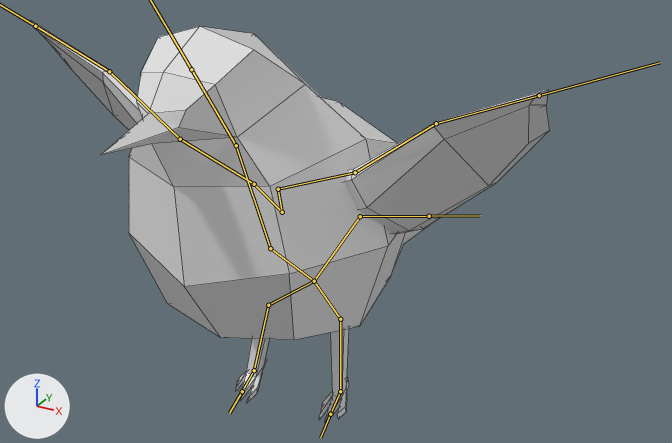
One commit to the FBX model Assets/Models/Birb/Birb.fbx: the scene before it, then after it.
The view is the same before and after, from a camera (50 mm lens) standing at (1.92, -3.18, 2.43) and looking at (0.06, 0.19, 0.74). The axes (+X, +Y, +Z) are drawn at lower left. The lights are the same throughout. Both versions are drawn at frame 29 of the action 'Bird|Land - Quick'; the numbers are the values there. The bones that bend it are drawn over the model as lines. Mesh edges are drawn as thin lines.

In view in the first picture: 'Body', 'Wings Mesh'.
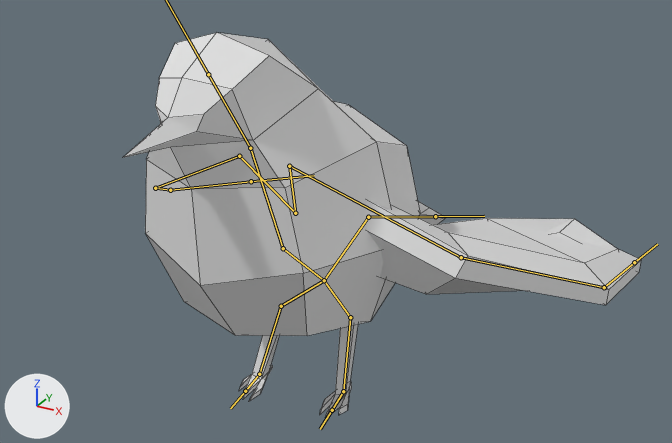
Changed parts and their boxes (x1, y1, x2, y2) in the pictures (672 x 443 px):
'Body', posed: before (101, 26, 432, 422); after (123, 33, 446, 417)
'Wings Mesh', posed: before (31, 21, 550, 234); after (367, 200, 641, 305)
bone 'Base', root to tip: before (314, 281) to (270, 248); after (324, 280) to (283, 248)
bone 'Right Hip', root to tip: before (314, 281) to (268, 305); after (324, 280) to (281, 306)
bone 'Right Leg', root to tip: before (268, 305) to (254, 370); after (281, 306) to (259, 374)
bone 'Right Foot', root to tip: before (254, 370) to (242, 391); after (259, 374) to (245, 391)
bone 'Left Hip', root to tip: before (314, 281) to (340, 319); after (324, 280) to (350, 317)
bone 'Left Leg', root to tip: before (340, 319) to (340, 391); after (350, 317) to (343, 391)
bone 'Left Foot', root to tip: before (340, 391) to (330, 414); after (343, 391) to (332, 410)
bone 'Tail', root to tip: before (314, 281) to (360, 216); after (324, 280) to (368, 217)
bone 'Left Wing', root to tip: before (282, 212) to (278, 189); after (295, 213) to (289, 166)
bone 'Left Wing.001', root to tip: before (278, 189) to (355, 172); after (289, 166) to (461, 257)
bone 'Left Wing.002', root to tip: before (355, 172) to (436, 123); after (461, 257) to (604, 287)
bone 'Left Wing.003', root to tip: before (436, 123) to (539, 95); after (604, 287) to (634, 262)
bone 'Right Wing', root to tip: before (282, 212) to (254, 184); after (295, 213) to (239, 156)
bone 'Right Wing.001', root to tip: before (254, 184) to (180, 139); after (239, 156) to (155, 188)
bone 'Right Wing.002', root to tip: before (180, 139) to (109, 71); after (155, 188) to (170, 190)
bone 'Right Wing.003', root to tip: before (109, 71) to (35, 26); after (170, 190) to (251, 181)

The change in detail:
Bone 'Base' (bone_base) moves from (0.0, 0.16, 0.06) to (0.0, 0.07, 0.02).
Bone 'Right Hip' (bone_right_hip) moves from (-0.16, 0.03, 0.06) to (-0.07, 0.01, 0.02).
Bone 'Right Hip' (bone_right_hip) turns from (-3, -6, 13) to (-5, -8, 19) degrees about its own x, y and z.
Bone 'Right Leg' (bone_right_leg) turns from (22, 9, 7) to (12, 15, 11) degrees about its own x, y and z.
Bone 'Right Foot' (bone_right_foot) turns from (-11, 0, -3) to (-4, 0, -5) degrees about its own x, y and z.
Bone 'Left Hip' (bone_left_hip) moves from (0.16, 0.03, 0.06) to (0.07, 0.01, 0.02).
Bone 'Left Leg' (bone_left_leg) turns from (20, 2, 2) to (8, 1, 1) degrees about its own x, y and z.
Bone 'Left Foot' (bone_left_foot) turns from (-11, 0, 0) to (-4, 0, 0) degrees about its own x, y and z.
Bone 'Tail' (bone_tail) moves from (0.0, -0.13, 0.11) to (0.0, -0.05, 0.05).
Bone 'Left Wing' (bone_left_wing) moves from (-0.02, 0.14, 0.1) to (-0.01, 0.04, 0.03).
Bone 'Left Wing' (bone_left_wing) is rescaled from (0.49, 0.49, 0.49) to (1.0, 1.0, 1.0).
Bone 'Left Wing.001' (bone_left_wing_001) turns from (0, 0, 15) to (-19, 9, -38) degrees about its own x, y and z.
Bone 'Left Wing.002' (bone_left_wing_002) turns from (0, 0, 9) to (-32, 9, -25) degrees about its own x, y and z.
Bone 'Left Wing.003' (bone_left_wing_003) turns from (0, 0, -6) to (-25, 11, -23) degrees about its own x, y and z.
Bone 'Right Wing' (bone_right_wing) moves from (-0.1, 0.14, 0.02) to (-0.03, 0.04, 0.01).
Bone 'Right Wing' (bone_right_wing) is rescaled from (0.49, 0.49, 0.49) to (1.0, 1.0, 1.0).
Bone 'Right Wing.001' (bone_right_wing_001) turns from (0, 0, -15) to (-19, -9, 38) degrees about its own x, y and z.
Bone 'Right Wing.002' (bone_right_wing_002) turns from (0, 0, -9) to (-32, -9, 25) degrees about its own x, y and z.
Bone 'Right Wing.003' (bone_right_wing_003) turns from (0, 0, 6) to (-25, -11, 23) degrees about its own x, y and z.
